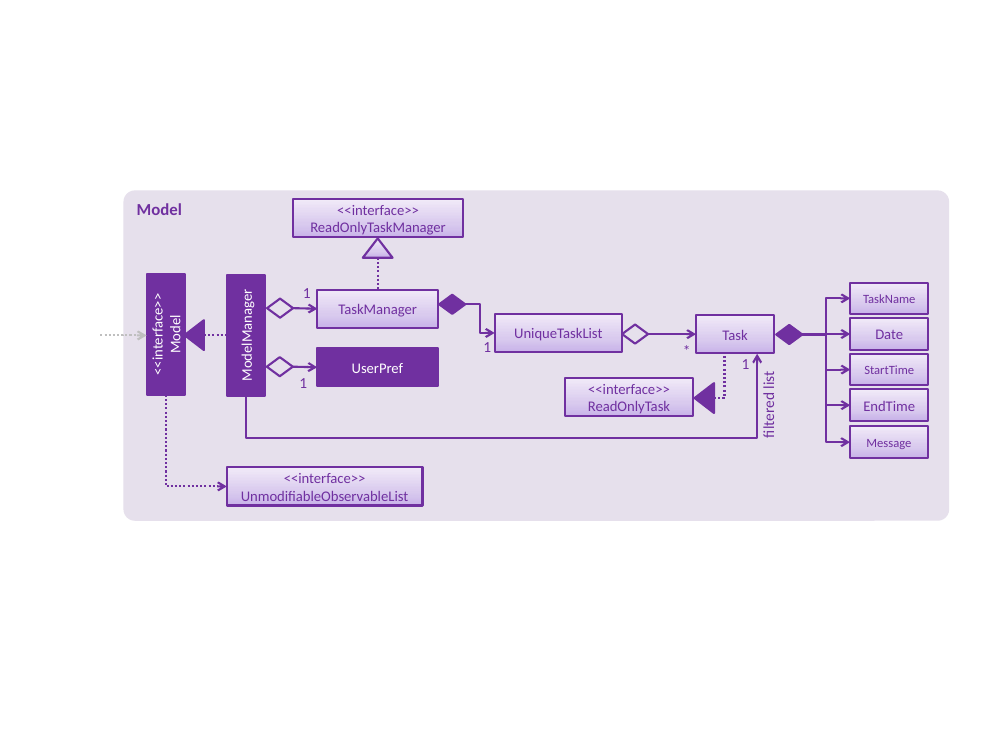
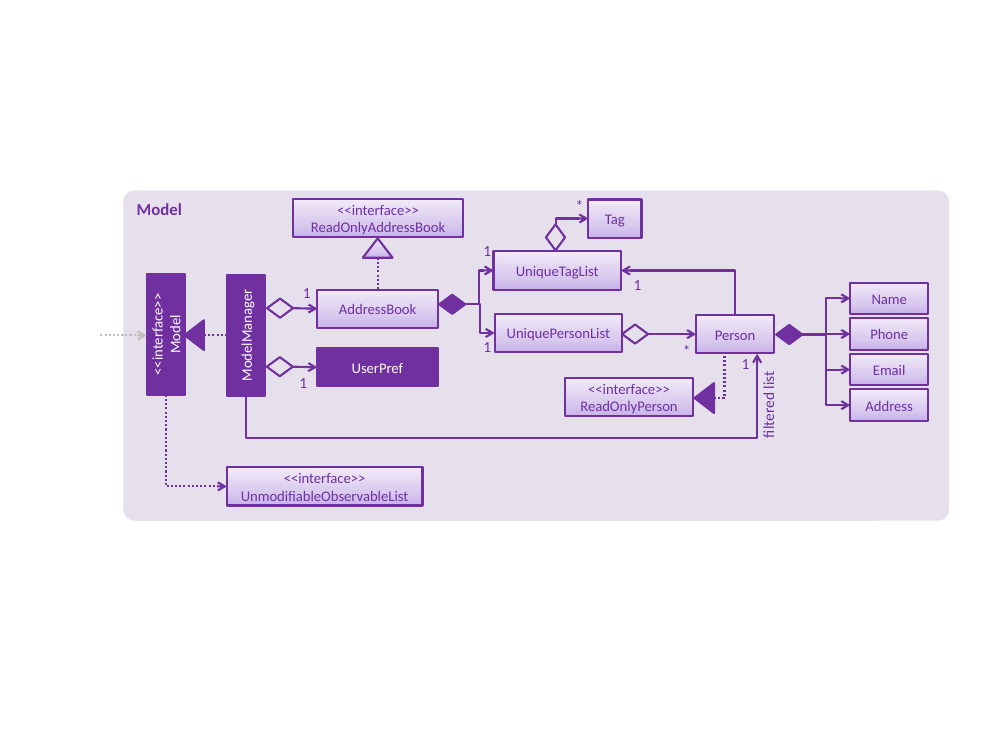
Before and after one commit to yunchun-liu/FastTask, a slide deck: slide 1 of docs/diagrams/ModelComponentClassDiagram.pptx. Drawn at 1008x756 pixels with LibreOffice and Linux fonts; fonts in the diff are those of the drawing. Boxes give left, top, right and bottom in pixels: in the first picture for what was removed or moved away, otherwise in the second. Text is boxed around its words. In the diff, an @@ line names an element or a change of style, - is before the commit and + after.

```diff
--- a/docs/diagrams/ModelComponentClassDiagram.pptx
+++ b/docs/diagrams/ModelComponentClassDiagram.pptx
@@ text in rectangle at [311,205,445,237]: text changed @@
-<<interface>>
-ReadOnlyTaskManager
+<<interface>>
+ReadOnlyAddressBook
@@ text added at [570,197,591,217], 11 pt, text #7030A0 @@
+*
@@ rectangle added at [589,200,642,238], fill gradient #C9B5E8 to #D8CBEE to #F0EAF9, outline #7030A0 1.5 pt, 10.5 pt, text #7030A0 @@
+Tag
@@ diamond added at [546,224,565,250], outline #7030A0 1.5 pt @@
@@ elbow arrow added from (555, 225) to (589, 219), #7030A0 1.5 pt @@
@@ text added at [483,246,491,256], 11 pt, text #7030A0 @@
+1
@@ rectangle added at [494,251,622,289], fill gradient #C9B5E8 to #D8CBEE to #F0EAF9, outline #7030A0 1.5 pt, 10.5 pt, text #7030A0 @@
+UniqueTagList
@@ elbow arrow added from (466, 304) to (494, 270), #7030A0 1.5 pt @@
@@ elbow arrow added from (735, 316) to (621, 270), #7030A0 1.5 pt @@
@@ text added at [634,280,642,290], 11 pt, text #7030A0 @@
+1
@@ text in rectangle at [872,294,907,304]: text changed; size 9 to 10.5 pt @@
-TaskName
+Name
@@ text in rectangle at [339,304,416,314]: text changed @@
-TaskManager
+AddressBook
@@ text in rectangle at [507,328,610,341]: text changed @@
-UniqueTaskList
+UniquePersonList
@@ text in rectangle at [870,329,908,339]: text changed @@
-Date
+Phone
@@ text in rectangle at [715,330,755,340]: text changed @@
-Task
+Person
@@ elbow arrow removed from (827, 341) to (850, 443) @@
@@ text in rectangle at [580,384,677,416]: text changed @@
-<<interface>>
-ReadOnlyTask
+<<interface>>
+ReadOnlyPerson
@@ text in rectangle at [873,365,905,375]: text changed; size 9 to 10.5 pt @@
-StartTime
+Email
@@ text in rectangle at [865,401,912,411]: text changed @@
-EndTime
+Address
@@ rectangle removed at [850,426,927,458] @@
-Message
```
Also in this commit, not shown: 28 other files.
